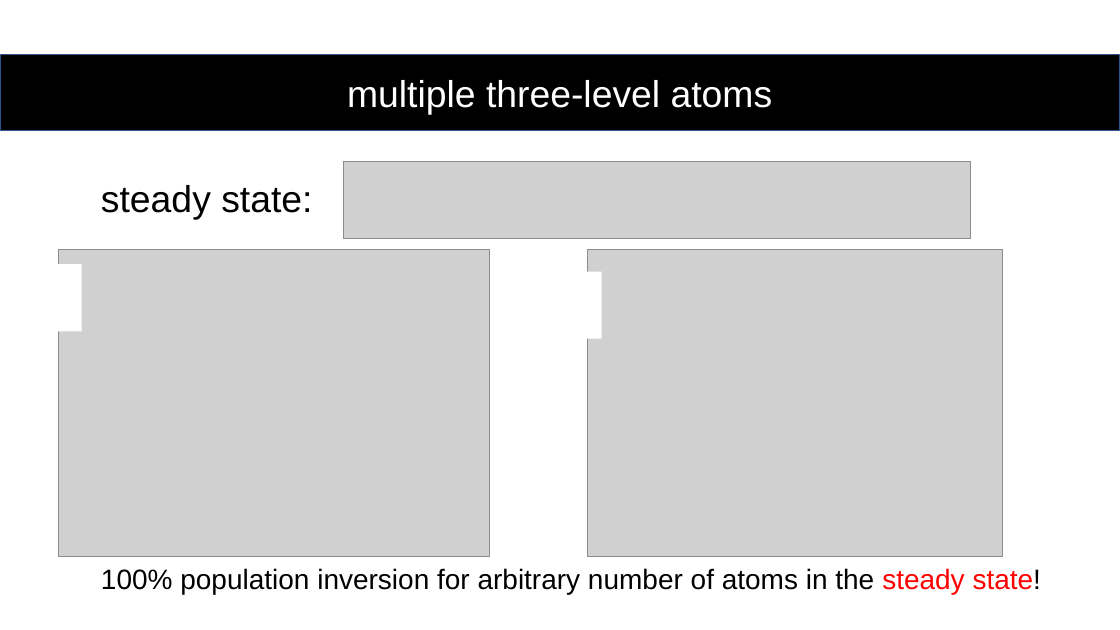
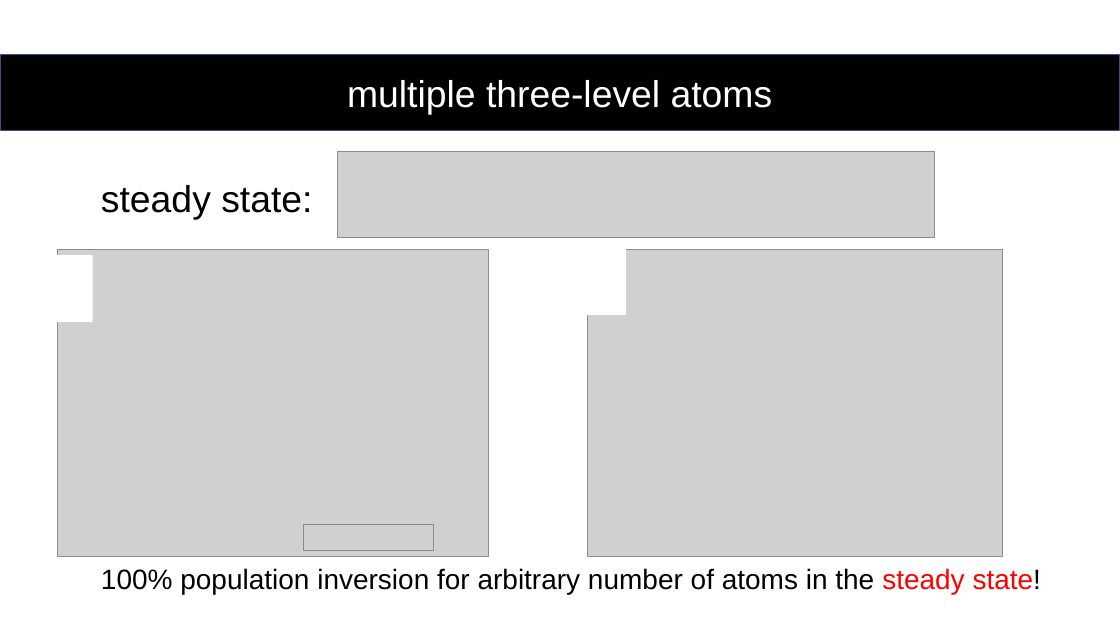
Before and after one commit to youjieyu888/circular-waveguide, a slide deck: slide 11 of Jieyu You.pptx (slide 12 before the commit). Drawn at 1120x630 pixels with LibreOffice and Linux fonts; fonts in the diff are those of the drawing; grey boxes stand for pictures. Boxes give left, top, right and bottom in pixels: in the first picture for what was removed or moved away, otherwise in the second. Text is boxed around its words. In the diff, an @@ line names an element or a change of style, - is before the commit and + after.

```diff
--- a/Jieyu You.pptx
+++ b/Jieyu You.pptx
@@ picture: place and size @@
-picture at <box>344,161,971,238</box>
+picture at <box>337,152,934,238</box>
@@ rectangle: place and size @@
-rectangle at <box>36,265,82,332</box>
+rectangle at <box>47,255,92,323</box>
@@ rectangle: place and size @@
-rectangle at <box>556,271,602,339</box>
+rectangle at <box>581,248,626,315</box>
@@ picture added at <box>303,525,434,551</box> @@
```
Also in this commit, not shown: 3 other slides changed, 1 slide removed.
